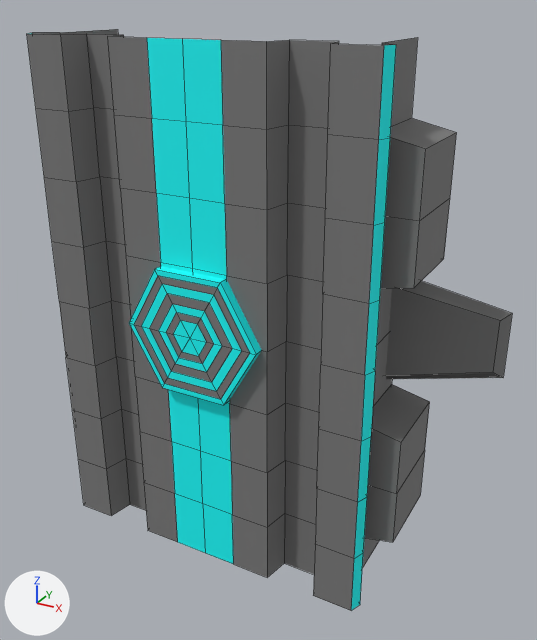
A saved change to the FBX model MassShift/Assets/Models/StageObject/MoveFloor/Gear/gear rail middle.fbx.
The view is the same before and after, from a camera (50 mm lens) standing at (7.05, -11.77, 5.64) and looking at (0.75, -0.31, -0.09). Arrows for +X, +Y and +Z are at lower left; the lights stay in place. Mesh edges are drawn as thin lines. Where no turn or scale is listed for an object, it has been applied to the vertices.

The first picture shows 'rail_middle'.
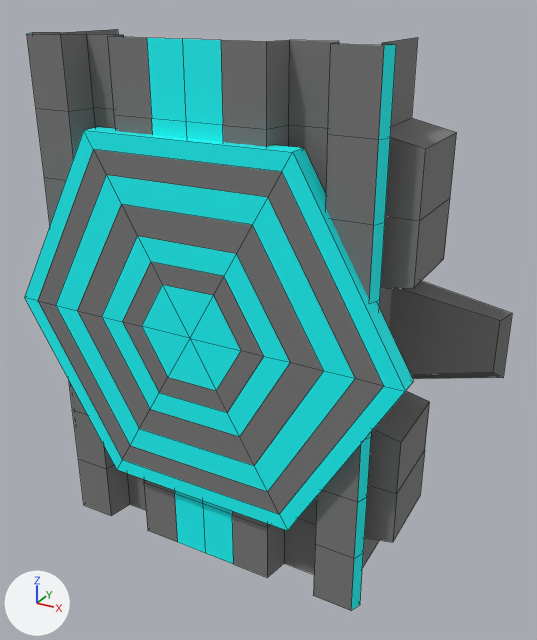
Boxes (x1, y1, x2, y2) around the edits, measured in the pictures (537 x 640 px; the box of a moved part takes in the faces that stretch with it):
'rail_middle', reshaped
    before: (27, 29, 512, 610)
    after: (24, 29, 512, 610)
part 1 of me_mesh, moved or reshaped
    before: (129, 266, 261, 405)
    after: (24, 127, 413, 531)

What the commit changed:
me_mesh has 262 vertices, 230 faces and spans x -5.05..5.05, y -1.2..1.2, z -5.0..5.0.
me_mesh is used by ob_rail_middle; location (0.0, -0.67, 0.0).
me_mesh part 1: the loose piece of 55 vertices spanning x -1.37..1.37, y -1.2..-0.82, z -1.18..1.18 is scaled about its middle by (2.95, 1, 2.95).
